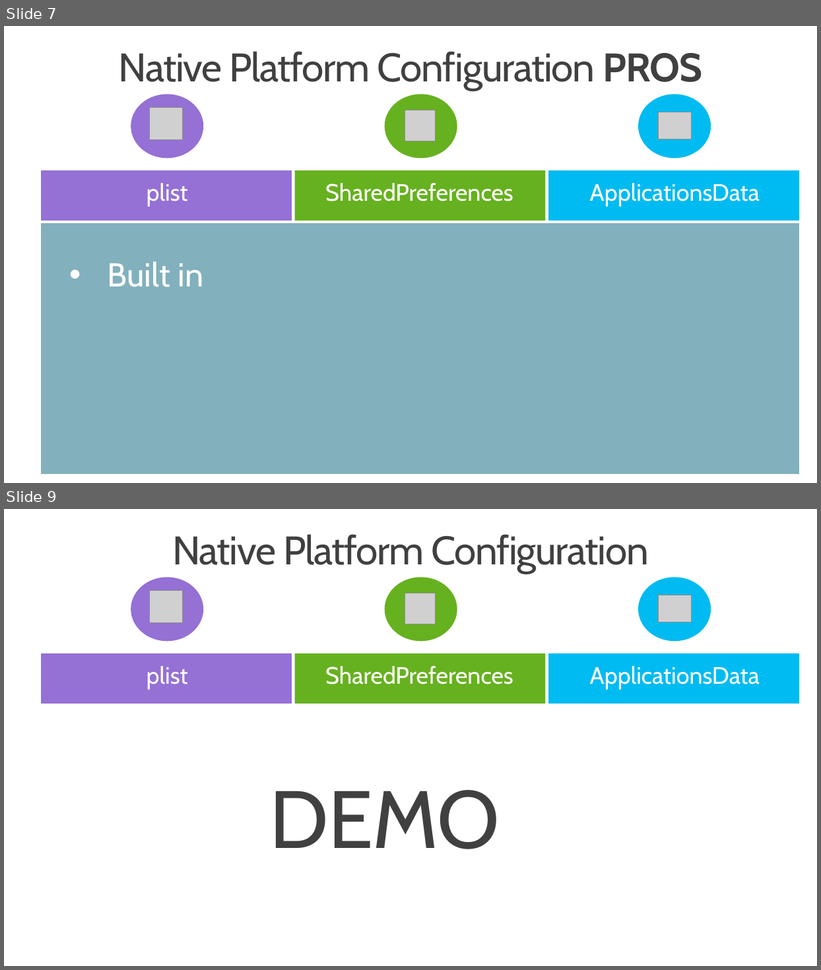
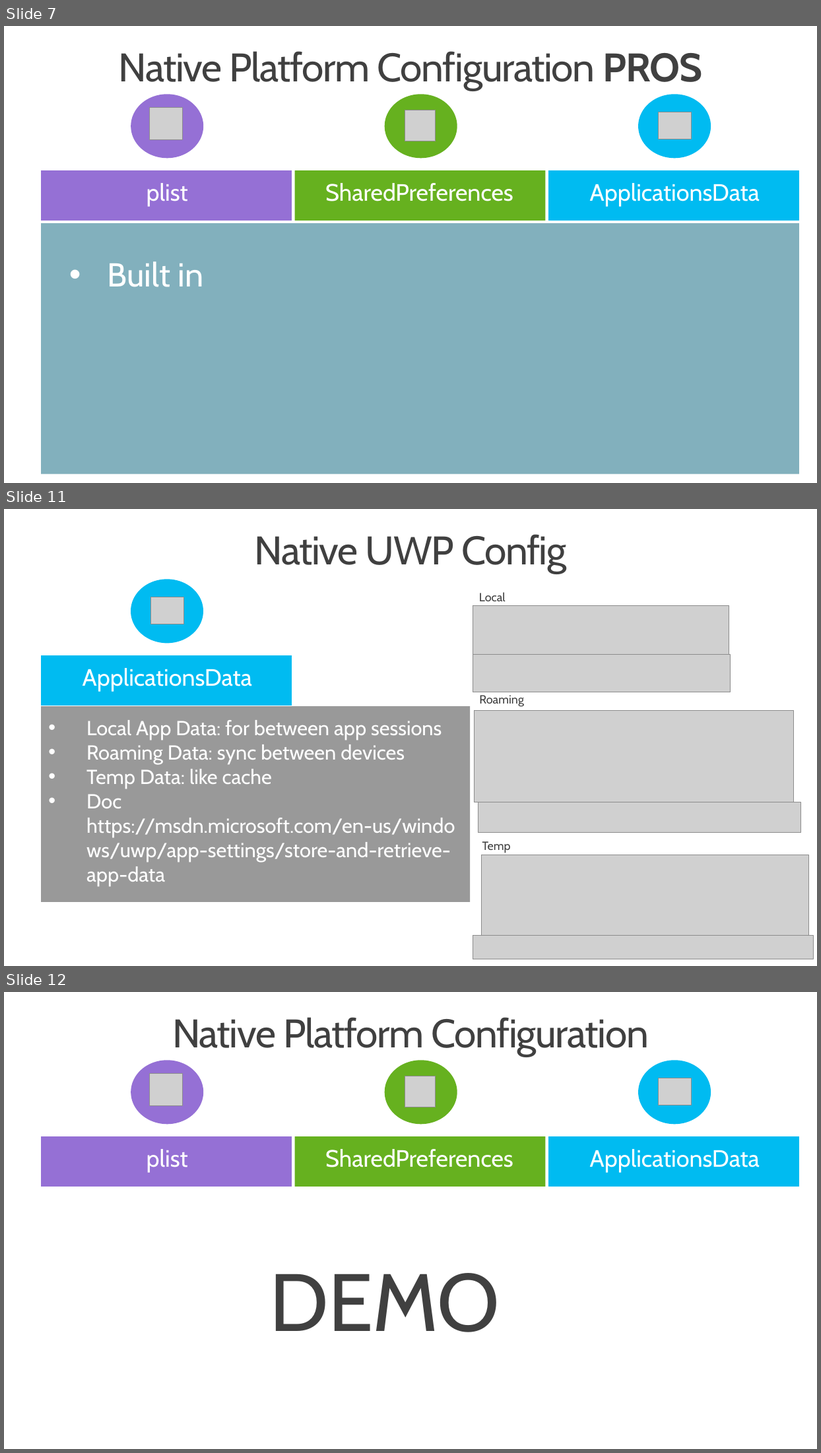
Before and after one commit to mrbrl/PCLAppConfig, a slide deck: XamarinForms_Config_Options.pptx. Shown one above the other, each under a label of ours: slides 7 and 9 before the commit, slides 7, 11 and 12 after it; the slides between them are not shown. The pictures are 821x970 and 821x1453 pixels, drawn with LibreOffice and Linux fonts; fonts in the diff are those of the drawing; grey boxes stand for pictures; background and template pictures are left out. Boxes give left, top, right and bottom in pixels: in the first picture for what was removed or moved away, otherwise in the second. Text is boxed around its words. In the diff, an @@ line names an element or a change of style, - is before the commit and + after.

Commit message:
config update

```diff
--- a/XamarinForms_Config_Options.pptx
+++ b/XamarinForms_Config_Options.pptx
@@ slide 11 added at [4, 509, 817, 966], background #FFFFFF @@
@@ title added at [255, 534, 566, 573], 47 pt, text #404040 @@
+Native UWP Config
@@ ellipse added at [131, 579, 203, 643], fill #00BBF1 @@
@@ picture added at [151, 597, 184, 625] @@
@@ picture added at [473, 606, 729, 656] @@
@@ text added at [479, 592, 506, 601], 14 pt, text #404040 @@
+Local
@@ rectangle added at [41, 656, 292, 706], fill #00BBF1 @@
@@ picture added at [473, 655, 731, 692] @@
@@ text added at [83, 668, 252, 692], 28 pt, text #FFFFFF @@
+ApplicationsData
@@ rectangle added at [41, 706, 470, 902], fill #303030 at 49% opacity @@
@@ text added at [479, 695, 524, 707], 14 pt, text #404040 @@
+Roaming
@@ text added at [86, 720, 455, 887], 24 pt, text #FFFFFF @@
+• Local App Data: for between app sessions
+• Roaming Data: sync between devices
+• Temp Data: like cache
+• Doc https://msdn.microsoft.com/en-us/windows/uwp/app-settings/store-and-retrieve-app-data
@@ picture added at [475, 710, 794, 803] @@
@@ picture added at [478, 803, 801, 833] @@
@@ text added at [482, 842, 511, 854], 14 pt, text #404040 @@
+Temp
@@ picture added at [482, 855, 809, 940] @@
@@ picture added at [473, 936, 813, 960] @@
@@ what was slide 9 is now slide 12 @@
```
Also in this commit, not shown: 1 slide changed, 2 other slides added, 10 other files.
